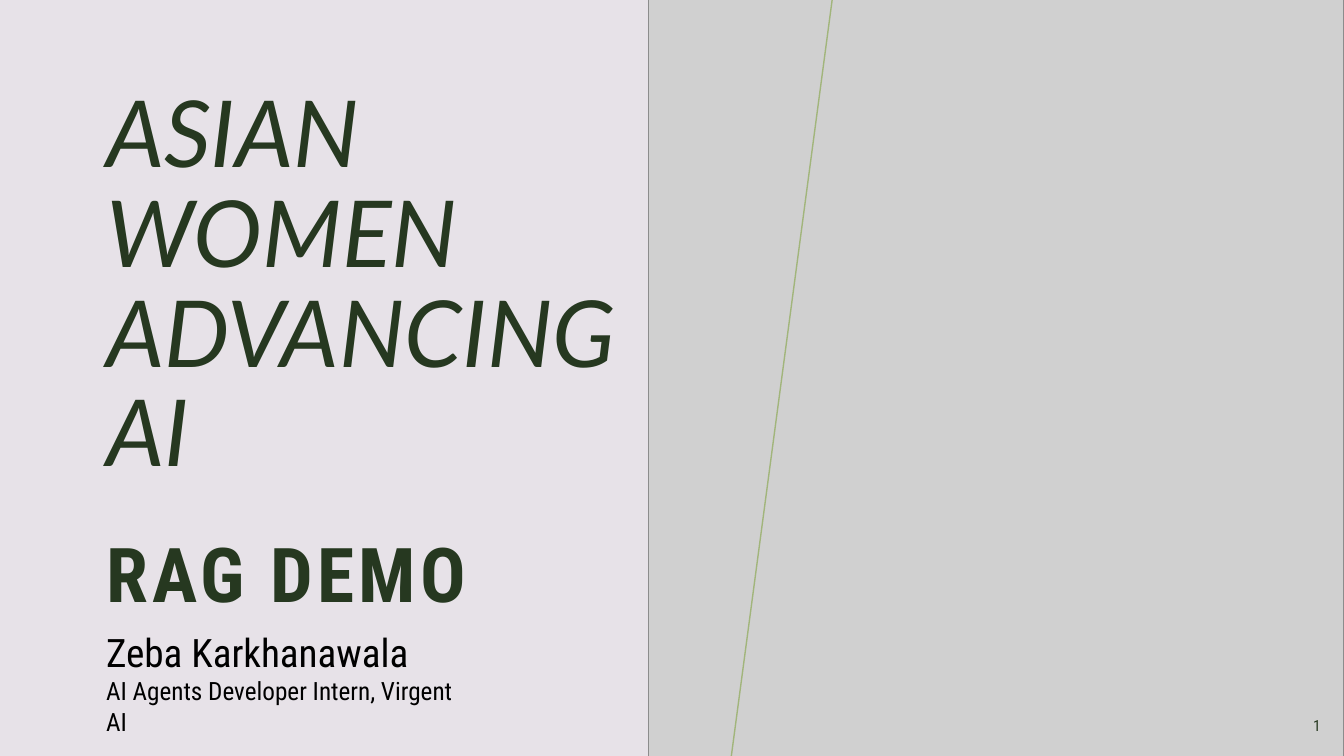
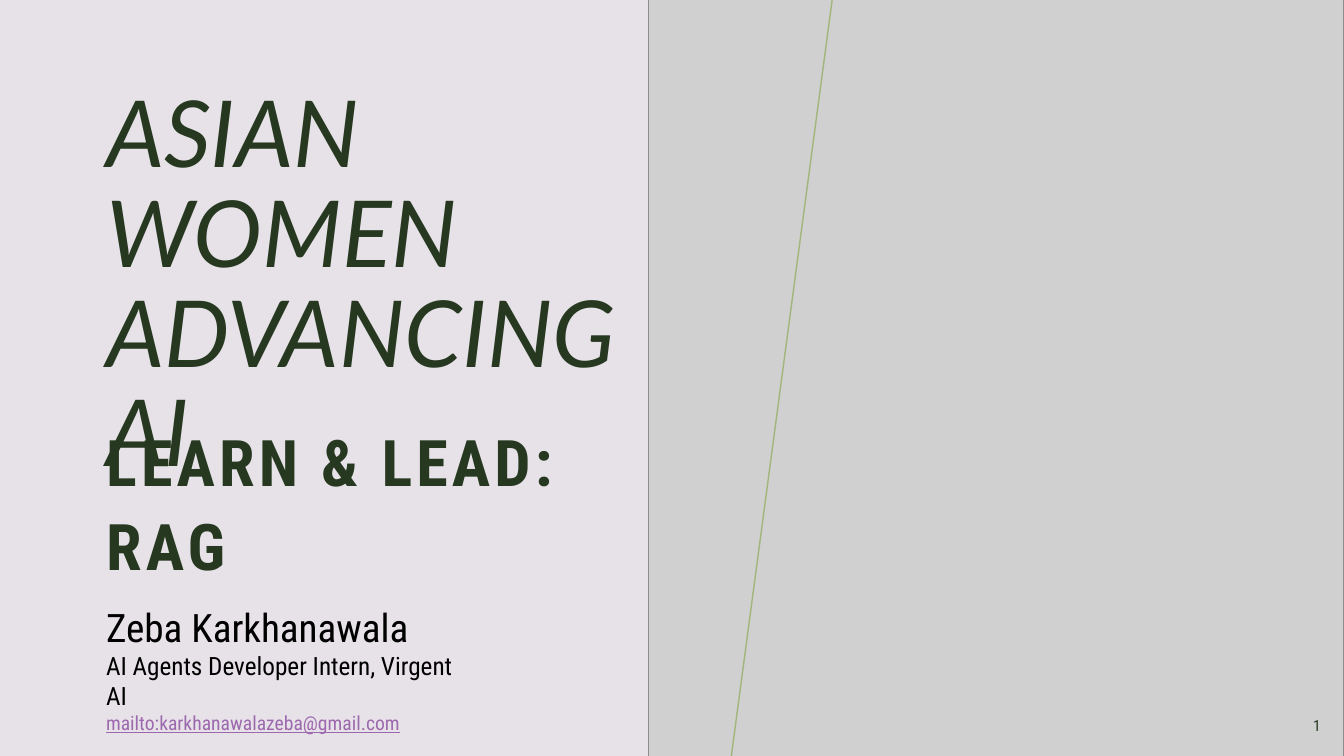
Before and after one commit to Zeba-karkhanawala/AWAAI-RAG-Demo, a slide deck: slide 1 of RAG_Demo_AWAAI.pptx. Drawn at 1344x756 pixels with LibreOffice and Linux fonts; fonts in the diff are those of the drawing; grey boxes stand for pictures. Boxes give left, top, right and bottom in pixels: in the first picture for what was removed or moved away, otherwise in the second. Text is boxed around its words. In the diff, an @@ line names an element or a change of style, - is before the commit and + after.

```diff
--- a/RAG_Demo_AWAAI.pptx
+++ b/RAG_Demo_AWAAI.pptx
@@ subtitle at (106,427,553,571): text changed; size 54 to 45.9 pt @@
-RAG DEMO
+LEARN & LEAD: RAG
@@ text "Zeba Karkhanawala": place and size @@
-text "Zeba Karkhanawala" at (106,637,452,731)
+text "Zeba Karkhanawala" at (106,612,452,734)
@@ text at (106,715,400,734): paragraph added @@
+mailto:karkhanawalazeba@gmail.com
```
Also in this commit, not shown: 1 other slide changed, 1 slide added, 1 other file.
